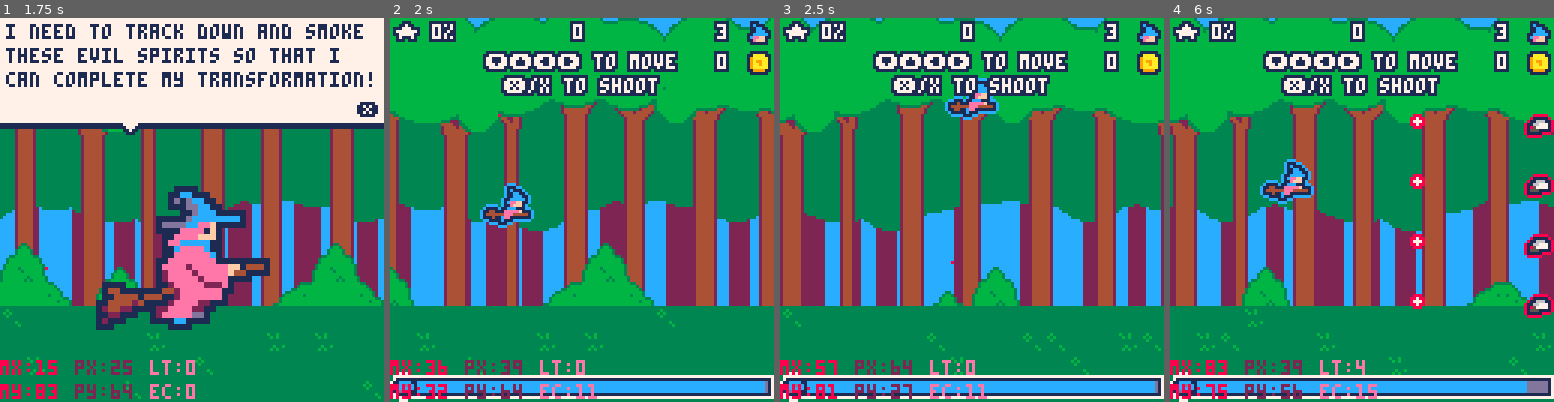
Above: before the commit, frames 1-4 (left to right).
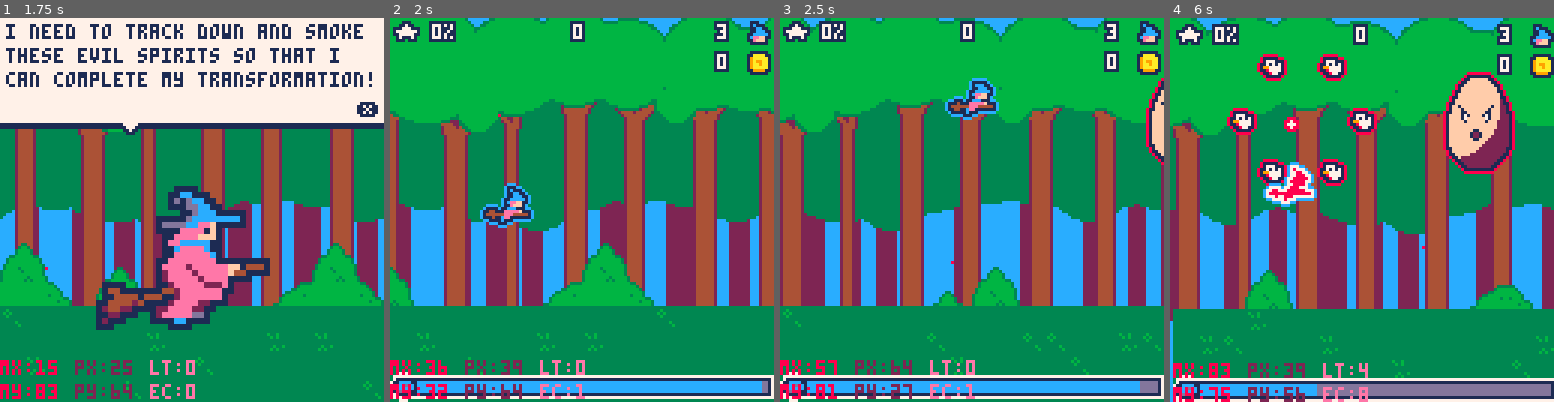
Above: after the commit, the same moments.

Repository: roseblack02/pico8-witch_blaster
Game: PICO-8 cartridge witch_blaster.p8
Two runs of this game, one before a commit and one after it. Both use one fixed random seed, a clock stepped at 60 frames per second and the inputs below.
Inputs (mouse positions are in pixels of both pictures, inside the frame that each line leads up to):
- Up to frame 1 (1.75 s): tap X (X key) at 0.33, 1.07 s; click (280, 121) at 0.67 s; tap O (Z key) at 0.7, 1.7 s; click (46, 267) at 1.22 s; hold Right from 1.6 s (still down)
- Up to frame 2 (2 s): keep holding Right; click (497, 114) at 1.77 s; tap X (X key) at 1.85 s
- Up to frame 3 (2.5 s): release Right at 2.1 s; tap O (Z key) at 2.1 s; hold Up 2.15-2.42 s; click (952, 259) at 2.32 s; hold Right from 2.47 s (still down)
- Up to frame 4 (6 s): tap O (Z key) every 0.4 s from 2.5 to 5.7 s; click (1404, 106) at 2.87 s; tap X (X key) at 2.97, 4.08, 5.2 s; release Right at 3.03 s; hold Left 3.08-3.58 s; click (1465, 256) at 3.42 s; hold Down 3.63-3.97 s; click (1231, 102) at 3.97 s; hold Right 4.02-4.68 s; click (1292, 248) at 4.52 s; hold Up 4.73-5.03 s; click (1354, 94) at 5.07 s; hold Left 5.08-5.68 s; click (1419, 244) at 5.62 s; hold Down from 5.73 s (still down)

Frame 1 is identical in both runs. In frame 2, 4.4% of the frame differs, in the area x 24-98%, y 8-100%; in frame 3, 5.2%; in frame 4, 34%, in the area x 0-100%, y 0-100%.

Commit message:
egg blinks when spawning chickens

Diff:
--- a/witch_blaster.p8
+++ b/witch_blaster.p8
@@ -6,7 +6,7 @@
 --[[todo
 	maybe an extra level or 2?
 
-	fix
+	fix egg blink stuttering
 
 	refine tutorial level
 
@@ -51,7 +51,7 @@
 	--get level info from text file
 	#include levels.lua
 	levels={level1,level2,level3,level4,level5,level6,level7}
-	level=1
+	level=7
 	level_timer=0
 	wave1,wave2,wave3=true,false,false
 	level_clear=false
@@ -1028,14 +1028,9 @@
 		angle=0,
 		boss=true,
 		spawn_count=0,
-		blink_timer=0,
 		move_timer=0,
 		angle=0,
 		update=function(self)
-			--count up blink timer
-			if(self.blink_timer>180)self.blink_timer=0
-			self.blink_timer+=1
-
 			--move forward then stop when in on the right side of the screen
 			if(self.x>104) self.x-=0.4
 
@@ -1050,7 +1045,7 @@
 			self:check_collision(self)
 
 			for i=0,1 do
-				self:shoot_player(self,flr(rnd(20)+10),8)
+				self:shoot_player(self,0,8)
 			end
 
 			--spawn chickens
@@ -1072,7 +1067,7 @@
 			outlined_sprites(self.sprite,8,self.x-12,self.y-16,3,4)
 
 			--blink
-			if(self.blink_timer>160+flr(rnd(25)))spr(83,self.x-12,self.y-8,2,1)
+			if(self.spawn_count>70 and self.spawn_count<100)spr(83,self.x-12,self.y-8,2,1)
 
 			--show cracks
 			if(self.hp<175)spr(99,self.x+4,self.y-8)
